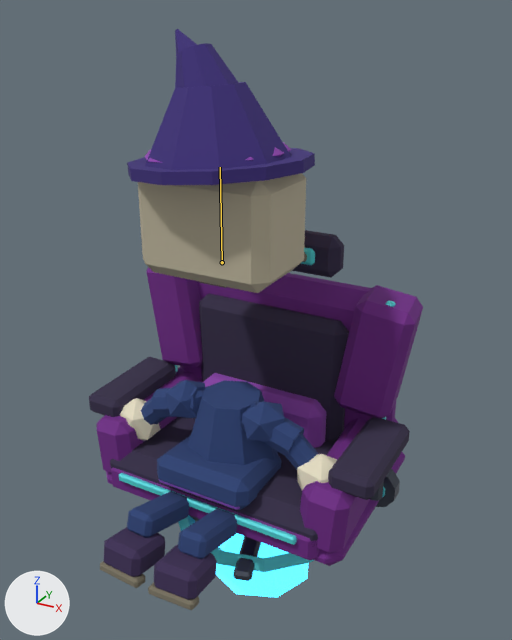
The glTF model static/models/signal-sage.glb, before and after one commit.
Both versions are drawn from a 50 mm lens placed at (2.49, -4.49, 4.44), pointed at (0.08, -0.1, 2.25). Lighting does not change. The marker at lower left points along +X, +Y and +Z. The first picture is the older version. Both versions are drawn at frame 1 of the action 'research_cable'; the numbers are the values there. The bones that change are drawn over the model as lines.

Names of what the first picture shows: 'ArmRestR', 'ChairBack', 'ChairBackPad', 'ChairSeat', 'ChairWingL', 'ChairWingR', 'HatBand', 'HatBend', 'HatBrim', 'HatCrown', 'HatTip', 'MonitorCase', 'MonitorNeck', 'RobeLap', 'RobeTorso', 'SeatBolsterR' and 29 more.
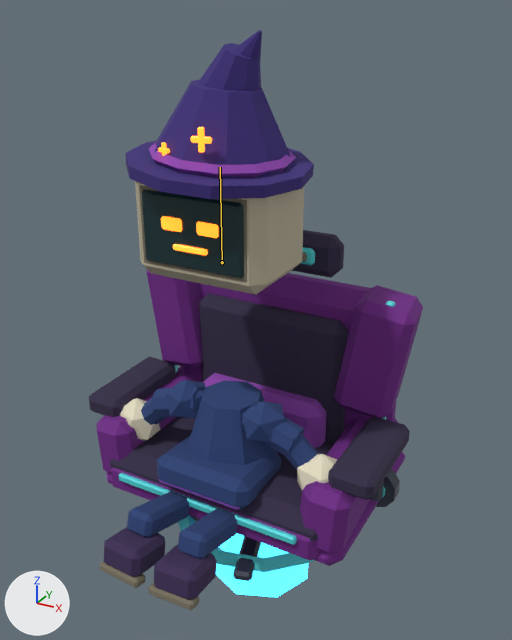
What the commit changed:
Bone 'head' (bone_head) turns from (0, 180, 0) to (0, 0, 0) degrees about its own x, y and z.

What differs and where, as boxes [x1, y1, x2, y2] in the pictures (512 x 640 px):
'MonitorCase', posed
    before: [138, 173, 306, 293]
    after: [135, 181, 304, 295]
'HatCrown', posed (12% taller)
    before: [145, 82, 291, 170]
    after: [150, 80, 294, 179]
'HatBrim', posed (55% taller)
    before: [127, 148, 315, 185]
    after: [126, 141, 314, 199]
'HatBend', posed (7% taller)
    before: [175, 43, 239, 88]
    after: [199, 43, 261, 91]
'HatTip', posed
    before: [175, 29, 197, 70]
    after: [234, 30, 262, 66]
